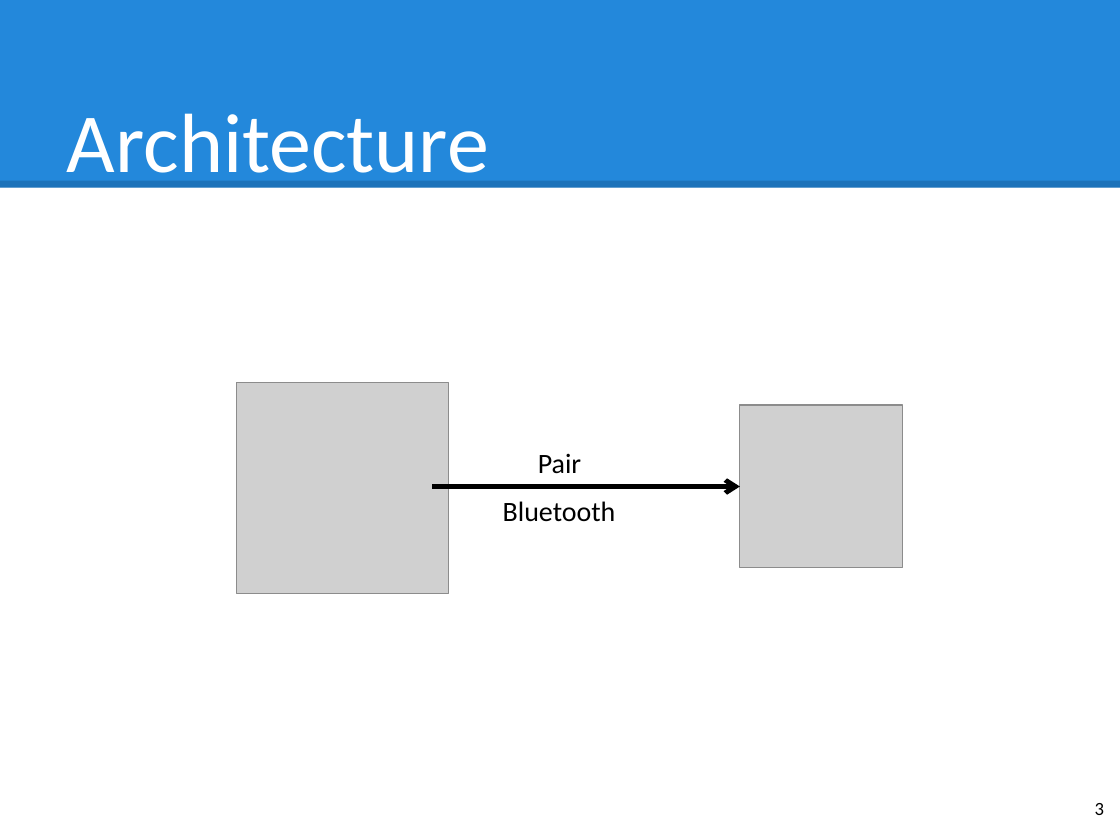
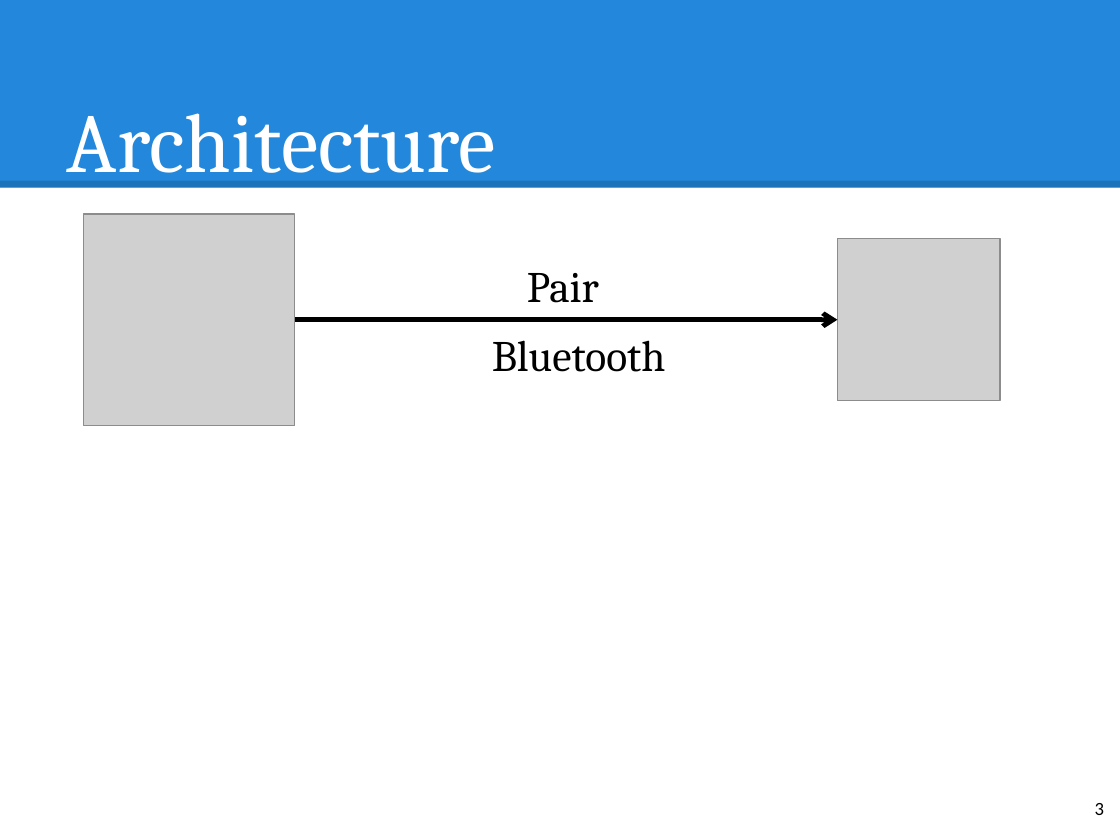
Before and after one commit to hqt/street-router, a slide deck: slide 3 of Document/presentation/nam/wear.pptx. Drawn at 1120x840 pixels with LibreOffice and Linux fonts; fonts in the diff are those of the drawing; grey boxes stand for pictures. Boxes give left, top, right and bottom in pixels: in the first picture for what was removed or moved away, otherwise in the second. Text is boxed around its words. In the diff, an @@ line names an element or a change of style, - is before the commit and + after.

```diff
--- a/Document/presentation/nam/wear.pptx
+++ b/Document/presentation/nam/wear.pptx
@@ text "Architecture" at bbox=[67, 113, 496, 190]: font Calibri to Cambria @@
@@ picture: place and size @@
-picture at bbox=[236, 382, 448, 594]
+picture at bbox=[83, 214, 295, 426]
@@ picture: place and size @@
-picture at bbox=[740, 405, 903, 568]
+picture at bbox=[838, 239, 1000, 401]
@@ text "Pair" at bbox=[527, 273, 599, 303]: size 18 to 28 pt, font Calibri to Cambria @@
@@ text "Pair": place and size @@
-text "Pair" at bbox=[538, 453, 581, 474]
+text "Pair" at bbox=[527, 273, 599, 303]
@@ arrow moved from (740, 486) - (432, 486) to (838, 319) - (295, 319) @@
@@ text "Bluetooth": place and size @@
-text "Bluetooth" at bbox=[503, 501, 616, 522]
+text "Bluetooth" at bbox=[492, 340, 666, 372]
@@ text "Bluetooth" at bbox=[492, 340, 666, 372]: size 18 to 28 pt, font Calibri to Cambria @@
```
Also in this commit, not shown: 5 other slides changed, 5 slides added, 1 slide removed.
